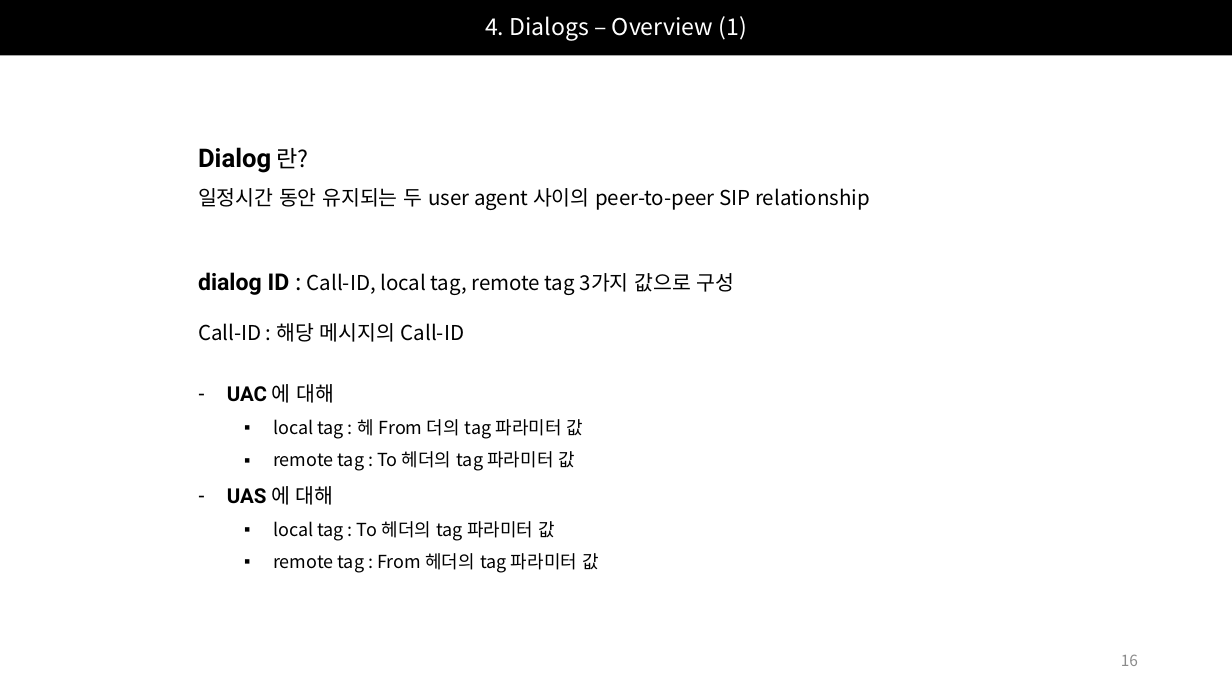
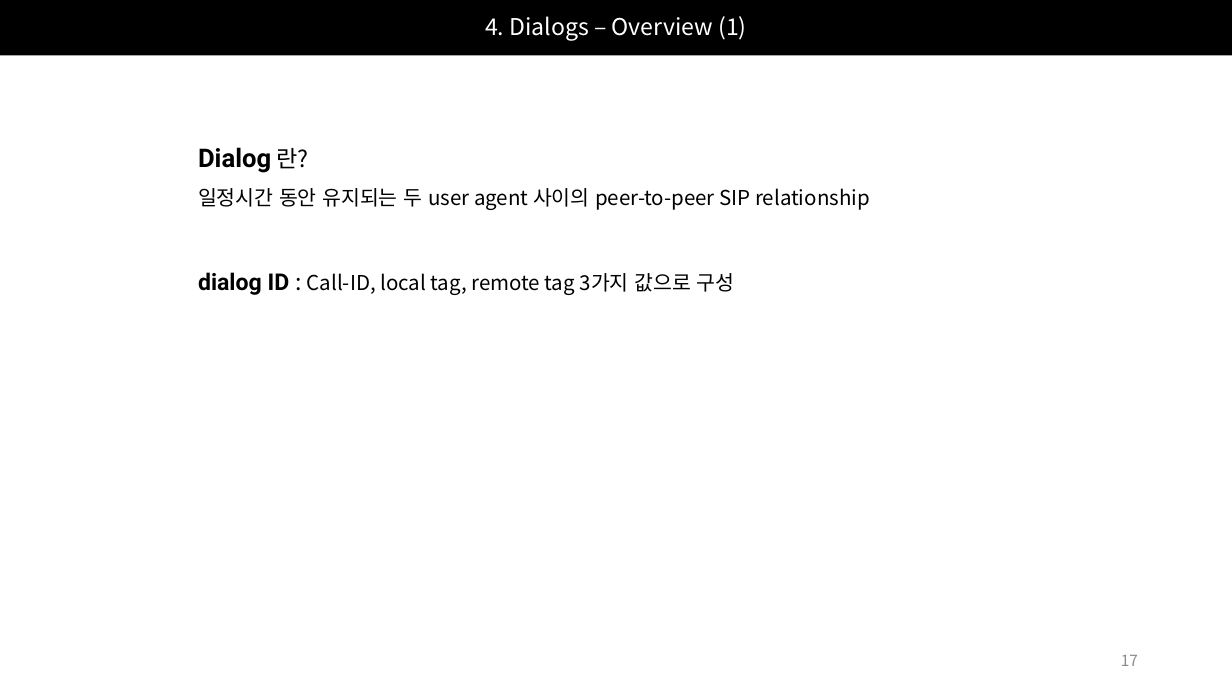
Before and after one commit to Epsilonely/SIP-Survey, a slide deck: slide 17 of 세미나 2차.pptx (slide 16 before the commit). Drawn at 1232x693 pixels with LibreOffice and Linux fonts; fonts in the diff are those of the drawing. Boxes give left, top, right and bottom in pixels: in the first picture for what was removed or moved away, otherwise in the second. Text is boxed around its words. In the diff, an @@ line names an element or a change of style, - is before the commit and + after.

```diff
--- a/세미나 2차.pptx
+++ b/세미나 2차.pptx
@@ text at (x1=198, y1=323, x2=599, y2=573): paragraphs removed @@
-Call-ID : 해당 메시지의 Call-ID
-– UAC 에 대해
-  ▪ local tag : 헤 From 더의 tag 파라미터 값
-  ▪ remote tag : To 헤더의 tag 파라미터 값
-– UAS 에 대해
-  ▪ local tag : To 헤더의 tag 파라미터 값
-  ▪ remote tag : From 헤더의 tag 파라미터 값
@@ page number at (x1=1121, y1=655, x2=1138, y2=666): text changed @@
-16
+17
```
Also in this commit, not shown: 6 other slides changed, 11 slides added.
